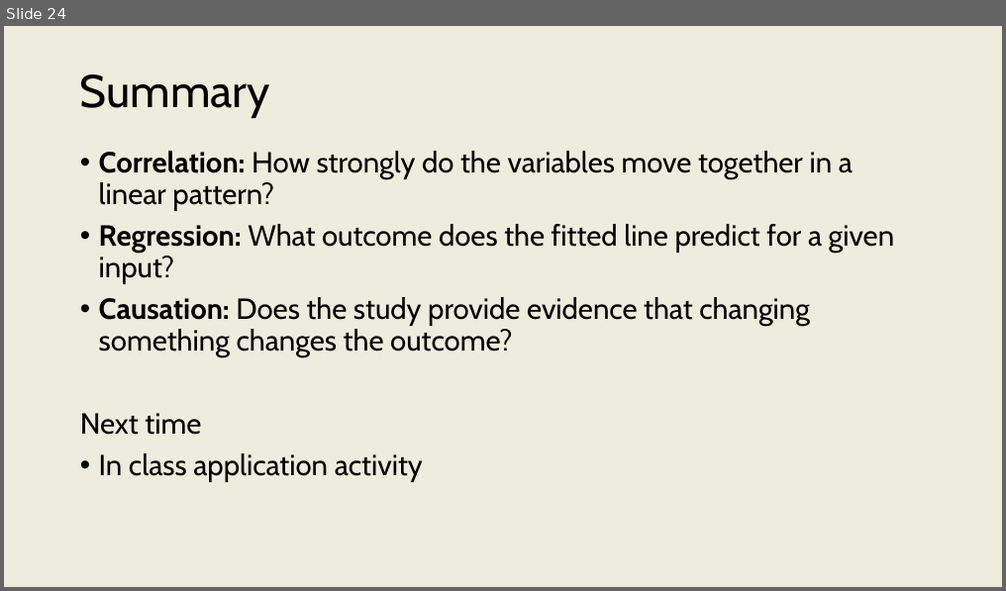
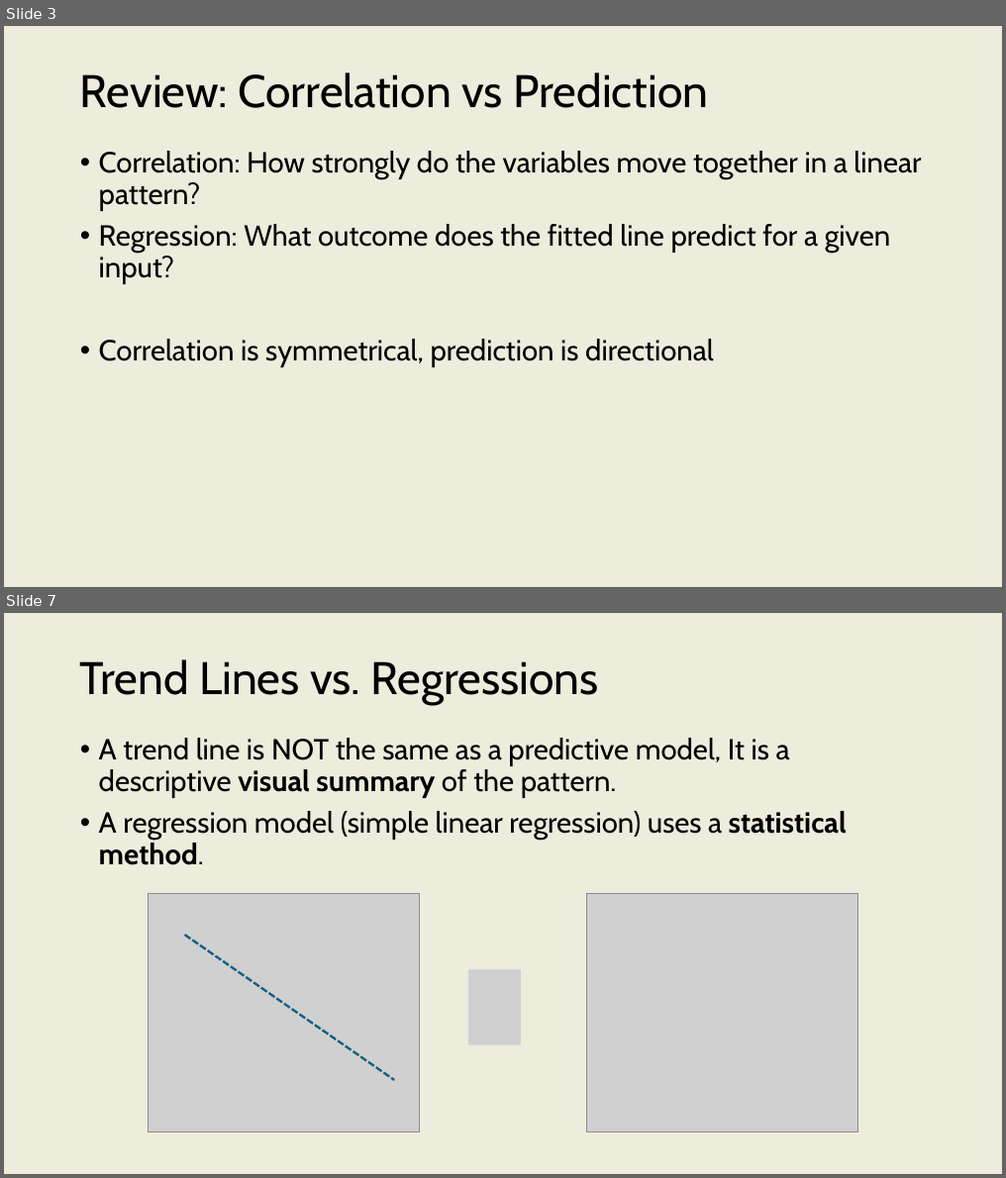
Before and after one commit to onishisaryu/HES-3000-Sports-Data-Analytics, a slide deck: pptx/Lecture11.pptx. Shown one above the other, each under a label of ours: slide 24 before the commit, slides 3 and 7 after it; the slides between them are not shown. The pictures are 1006x591 and 1006x1178 pixels, drawn with LibreOffice and Linux fonts; fonts in the diff are those of the drawing; grey boxes stand for pictures. Boxes give left, top, right and bottom in pixels: in the first picture for what was removed or moved away, otherwise in the second. Text is boxed around its words. In the diff, an @@ line names an element or a change of style, - is before the commit and + after.

```diff
--- a/pptx/Lecture11.pptx
+++ b/pptx/Lecture11.pptx
@@ slide 7 added at bbox=[4, 613, 1002, 1174], background #EEECDD @@
@@ title added at bbox=[80, 660, 599, 705], 44 pt, text #000000 @@
+Trend Lines vs. Regressions
@@ text added at bbox=[99, 738, 846, 865], 28 pt, text #000000 @@
+• A trend line is NOT the same as a predictive model, It is a descriptive visual summary of the pattern.
+• A regression model (simple linear regression) uses a statistical method.
@@ picture added at bbox=[148, 894, 419, 1132] @@
@@ picture added at bbox=[587, 894, 858, 1132] @@
@@ line added from (184, 935) to (394, 1080), #156082 2.25 pt dashed @@
@@ picture added at bbox=[469, 970, 522, 1046] @@
@@ what was slide 24 is now slide 3 @@
@@ slide 3 changed as well @@
@@ title at bbox=[80, 73, 708, 108]: text changed @@
-Summary
+Review: Correlation vs Prediction
@@ text at bbox=[99, 151, 921, 284]: bold off in "Correlation:", "Regression:" @@
@@ text at bbox=[99, 339, 714, 368]: text changed @@
-• Causation: Does the study provide evidence that changing something changes the outcome?
-Next time
-• In class application activity
+• Correlation is symmetrical, prediction is directional
```
Also in this commit, not shown: 4 other slides changed, 20 other slides added, 19 slides removed, 7 other files.
